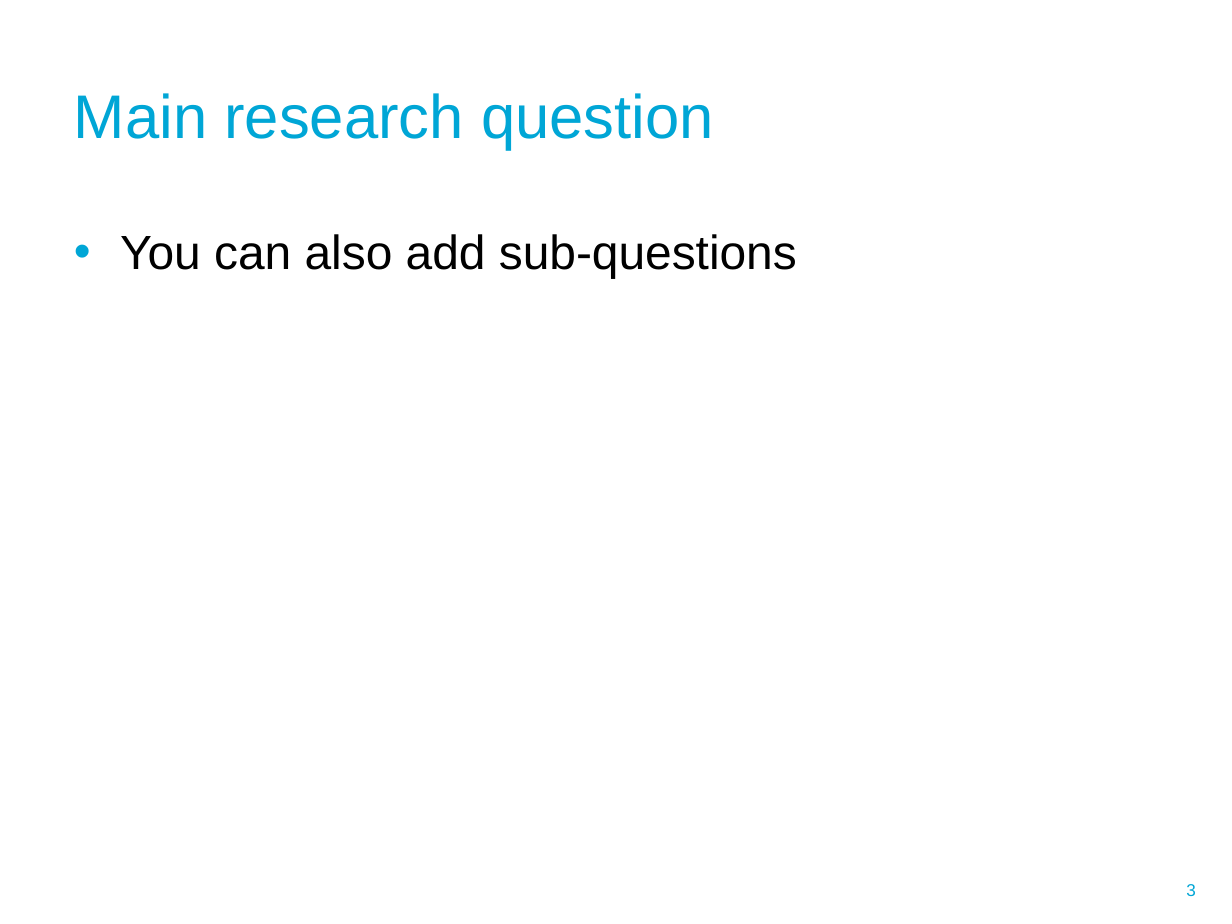
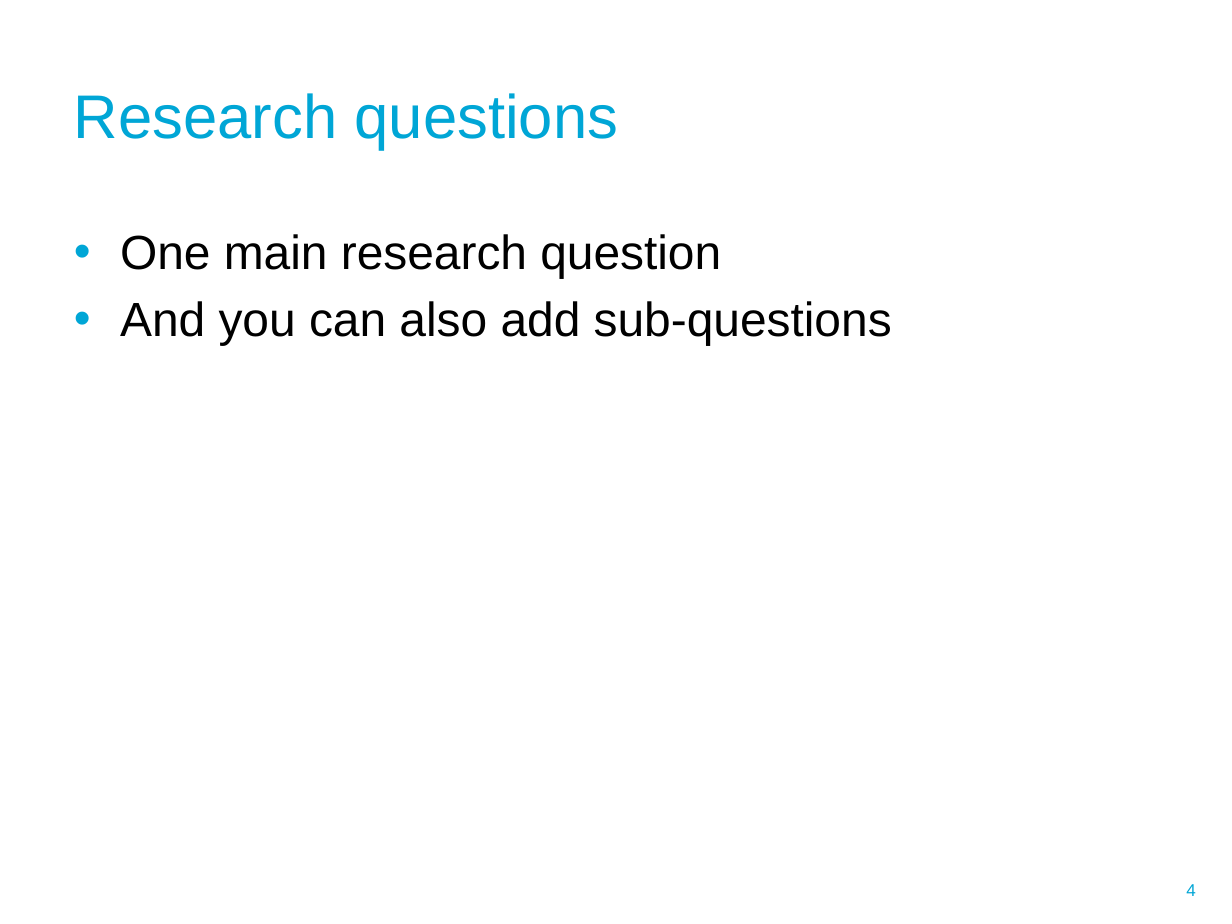
Before and after one commit to tudelft3d/geo2020, a slide deck: slide 4 of templates/p1.pptx (slide 3 before the commit). Drawn at 1232x924 pixels with LibreOffice and Linux fonts; fonts in the diff are those of the drawing; background and template pictures are left out. Boxes give left, top, right and bottom in pixels: in the first picture for what was removed or moved away, otherwise in the second. Text is boxed around its words. In the diff, an @@ line names an element or a change of style, - is before the commit and + after.

```diff
--- a/templates/p1.pptx
+++ b/templates/p1.pptx
@@ title at bbox=[74, 93, 619, 150]: text changed @@
-Main research question
+Research questions
@@ text at bbox=[120, 234, 892, 345]: text changed @@
-• You can also add sub-questions
+• One main research question
+• And you can also add sub-questions
@@ page number at bbox=[1186, 884, 1196, 896]: text changed @@
-3
+4
```
Also in this commit, not shown: 2 other slides changed, 1 slide added, 1 other file.
